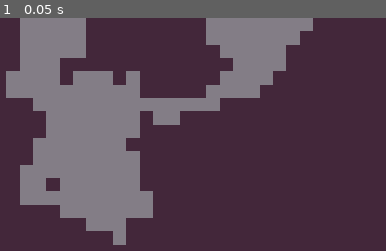
Above: before the commit, frame 1.
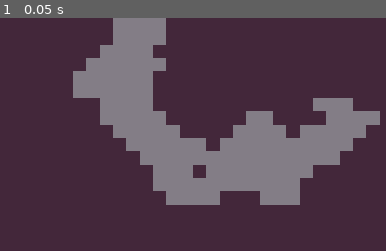
Above: after the commit, the same moment.

Repository: rkcf/gdDiggerDemo
Game: Godot game, scene res://scenes/DiggerManager.tscn
Two runs of this game, one before a commit and one after it. Both use one fixed random seed, a clock stepped at 60 frames per second and the inputs below.
Inputs:
- Up to frame 1 (0.05 s): no input

The runs differ from the first frame. In frame 1, 46% of the frame differs, in the area x 1-99%, y 0-98%.

Commit message:
make sure we don't turn the same direction

Diff:
--- a/scenes/Digger.gd
+++ b/scenes/Digger.gd
@@ -64,6 +64,9 @@
 # Sets the Digger direction to a new random direction
 func turn() -> void:
 	var new_direction = DIRECTIONS[randi() % 4]
+	# Make sure we don't pick the same direction twice
+	while new_direction == self.direction:
+		new_direction = DIRECTIONS[randi() % 4]
 	print("Digger turning %s" % new_direction)
 	self.direction = new_direction
 	self.steps_since_turn = 0
